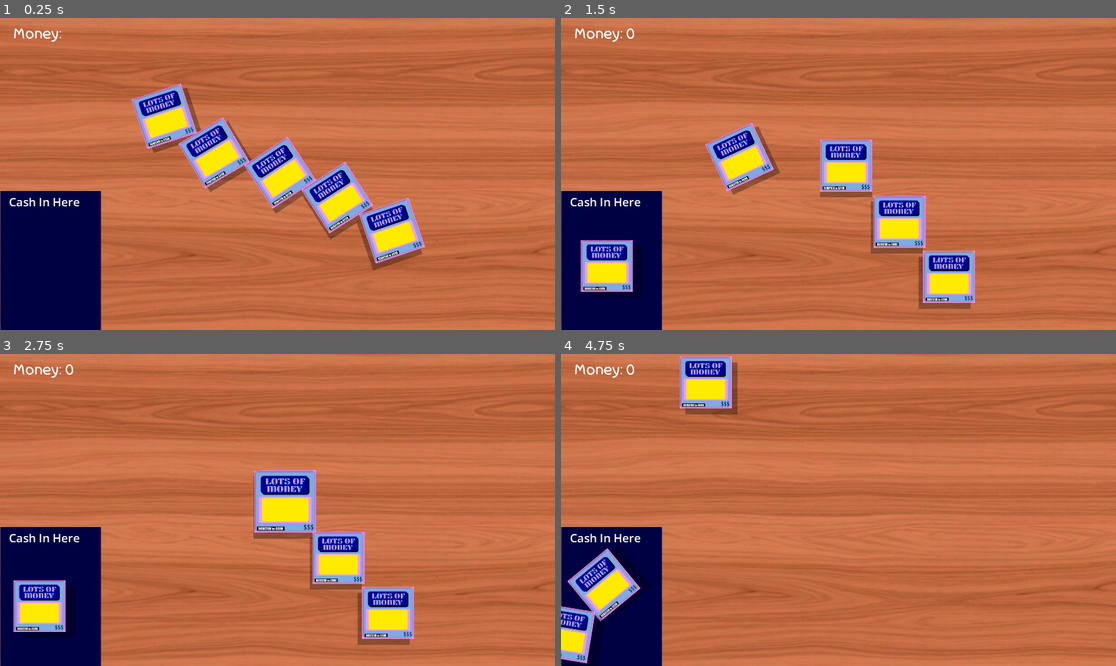
Above: before the commit, frames 1-4 (two rows, left to right).
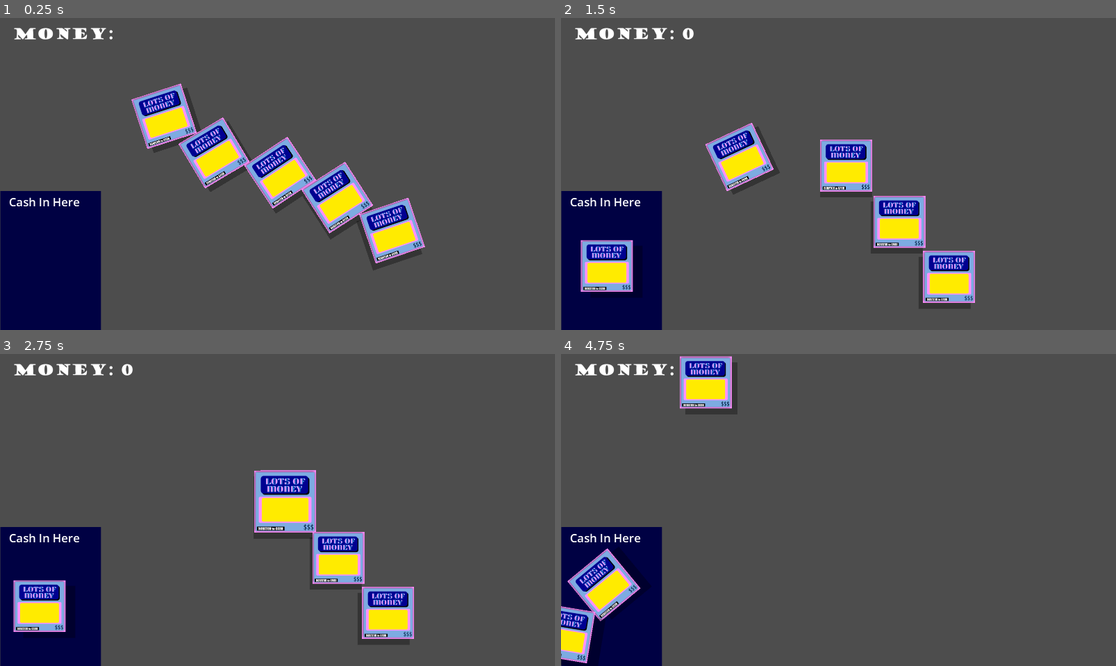
Above: after the commit, the same moments.

Repository: Hien-Trinh/ScratchOff
Game: Godot game, scene res://table.tscn
The game is run twice, just before and just after one commit, with the same random seed, the same clock (stepped at 60 frames per second) and the same inputs.
Inputs (mouse positions are in pixels of both pictures, inside the frame that each line leads up to):
- Up to frame 1 (0.25 s): no input
- Up to frame 2 (1.5 s): drag from (727, 80) to (610, 261) at 0.52 s; drag from (771, 130) to (610, 261) at 1.27 s
- Up to frame 3 (2.75 s): move the mouse to (283, 500) at 2.02 s; press the mouse at (283, 500) at 2.03 s; tap V (SwapScreenTest) at 2.1 s
- Up to frame 4 (4.75 s): release the mouse at (844, 500) at 2.75 s; tap Enter at 2.75 s; drag from (899, 556) to (672, 463) at 2.77 s; drag from (949, 612) to (610, 597) at 3.52 s; drag from (672, 463) to (610, 597) at 4.27 s

The runs differ from the first frame. In frame 1, 84% of the frame differs, in the area x 0-100%, y 0-100%; in frame 2, 86%; in frame 3, 87%; in frame 4, 90%.

Commit message:
money counter fix

Diff:
--- /dev/null
+++ b/assets/audio/buses/main_bus.tres
@@ -0,0 +1,15 @@
+[gd_resource type="AudioBusLayout" format=3 uid="uid://b8p04a4km07d"]
+
+[sub_resource type="AudioEffectDistortion" id="AudioEffectDistortion_hv3jf"]
+resource_name = "Distortion"
+mode = 2
+
+[resource]
+bus/1/name = &"Distort"
+bus/1/solo = false
+bus/1/mute = false
+bus/1/bypass_fx = false
+bus/1/volume_db = 0.0
+bus/1/send = &"Master"
+bus/1/effect/0/effect = SubResource("AudioEffectDistortion_hv3jf")
+bus/1/effect/0/enabled = true
--- a/cashArea.gd
+++ b/cashArea.gd
@@ -3,6 +3,7 @@
 
 @export var moneyLabel : Label
 @onready var cashSpace = $Area2D
+@onready var explosion = $Sound/Explosion
 var money = 0
 var winning = 0
 
@@ -15,6 +16,9 @@
 				card.free()
 				GameManager.remove_ticket_at_index(GameManager.ticketList.find(card))
 				money = money + winning
+				GameManager.set_balance(money)
+				EventBus.player_money_updated.emit(money)
+				explosion.play()
 		moneyLabel.text = "Money: " + str(money)
 
 #line of tabs to see end of long line above, godot issue
--- a/table.tscn
+++ b/table.tscn
@@ -1,10 +1,11 @@
 [gd_scene format=3 uid="uid://d27kh1h8vaseo"]
 
 [ext_resource type="Script" uid="uid://dljsgxkx6eivj" path="res://scripts/table.gd" id="1_v5i0k"]
+[ext_resource type="Texture2D" uid="uid://bm0is53gc61ph" path="res://assets/other/dirtyfloor.png" id="2_67vji"]
 [ext_resource type="Texture2D" uid="uid://ksw5uoc78hn4" path="res://assets/other/solidpink.jpg" id="2_kl0hw"]
-[ext_resource type="Texture2D" uid="uid://diemgvndv7rx" path="res://assets/other/wood.jpg" id="2_vjl2i"]
 [ext_resource type="Script" uid="uid://cyjjyhbj6867x" path="res://cashArea.gd" id="3_vjl2i"]
-[ext_resource type="FontFile" uid="uid://c7xr4ltkfu4w0" path="res://assets/Fonts/BadComic-Regular.ttf" id="5_67vji"]
+[ext_resource type="FontFile" uid="uid://btatnlvuujute" path="res://assets/Fonts/goudystout.TTF" id="5_67vji"]
+[ext_resource type="AudioStream" uid="uid://cy2pkexmnvmx7" path="res://assets/audio/sfx/8-bit-explosion.wav" id="6_jry6c"]
 
 [sub_resource type="RectangleShape2D" id="RectangleShape2D_67vji"]
 size = Vector2(1920.0001, 1080)
@@ -19,9 +20,9 @@
 [node name="Wood" type="Sprite2D" parent="." unique_id=1984232786]
 modulate = Color(1, 0.7131886, 0.6318537, 1)
 z_index = -9
-position = Vector2(959.99994, 539.99994)
-scale = Vector2(3.1321366, 3.085714)
-texture = ExtResource("2_vjl2i")
+position = Vector2(962.56177, 541.80005)
+scale = Vector2(0.48930466, 0.37777779)
+texture = ExtResource("2_67vji")
 
 [node name="Label" type="Label" parent="." unique_id=1617370136]
 offset_left = 31.0
@@ -47,6 +48,14 @@
 position = Vector2(-0.00012207031, 0)
 shape = SubResource("RectangleShape2D_67vji")
 
+[node name="Sound" type="Node2D" parent="cashArea" unique_id=1789922600]
+position = Vector2(0, -1100)
+
+[node name="Explosion" type="AudioStreamPlayer2D" parent="cashArea/Sound" unique_id=2137848250]
+stream = ExtResource("6_jry6c")
+volume_db = 5.0
+bus = &"Distort"
+
 [node name="moneylabel" type="Label" parent="." unique_id=964445277]
 offset_left = 44.0
 offset_top = 22.0
Not shown, added: assets/audio/sfx/8-bit-explosion.wav.import
Not shown, added: assets/audio/sfx/8-bit-explosion.wav
